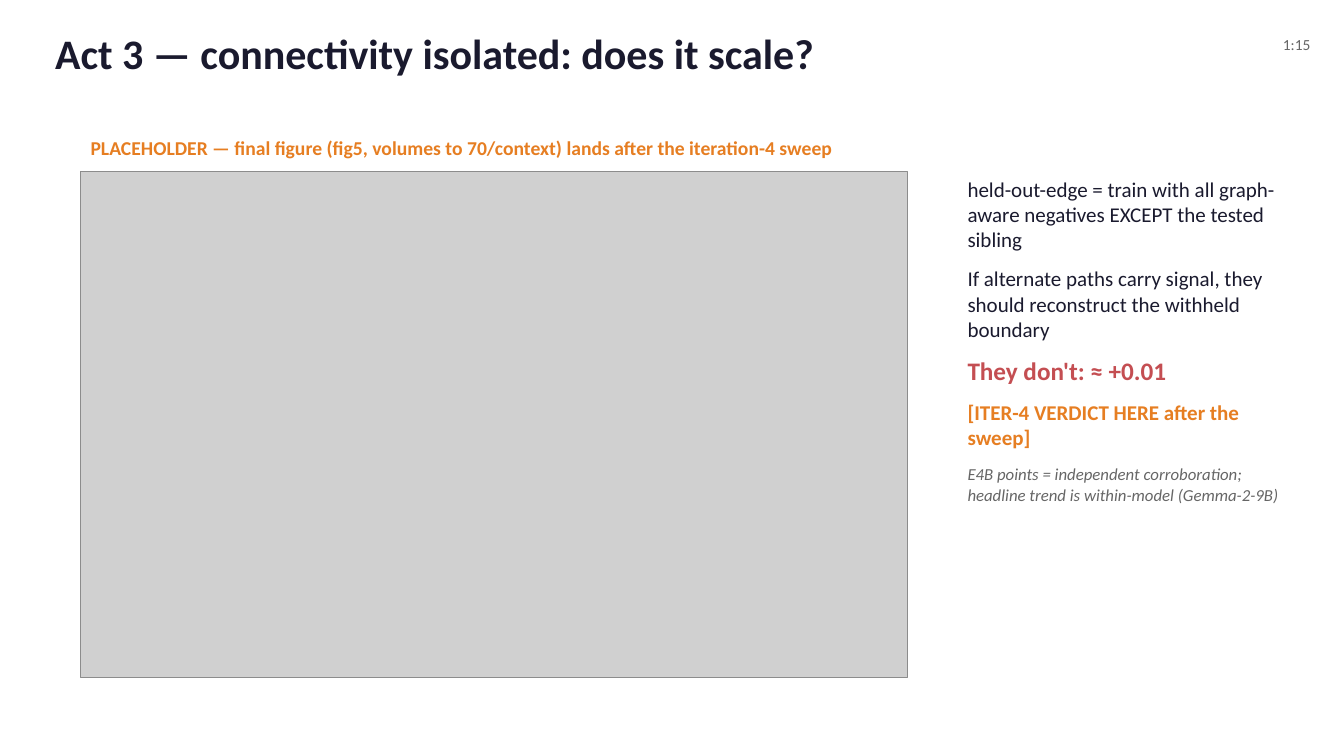
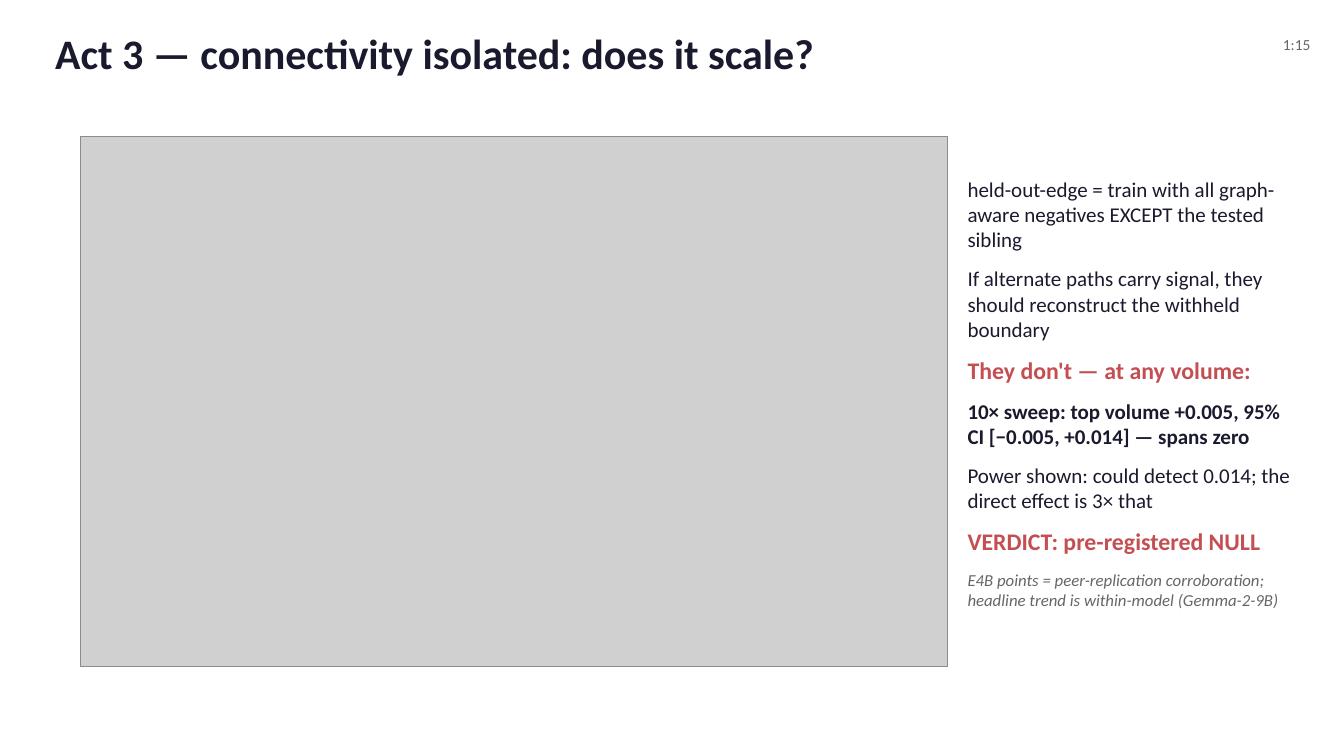
Before and after one commit to magazine233/ARENA_3.0, a slide deck: slide 6 of project/capstone/paper/slides/TALK_8MIN.pptx. Drawn at 1344x756 pixels with LibreOffice and Linux fonts; fonts in the diff are those of the drawing; grey boxes stand for pictures. Boxes give left, top, right and bottom in pixels: in the first picture for what was removed or moved away, otherwise in the second. Text is boxed around its words. In the diff, an @@ line names an element or a change of style, - is before the commit and + after.

```diff
--- a/project/capstone/paper/slides/TALK_8MIN.pptx
+++ b/project/capstone/paper/slides/TALK_8MIN.pptx
@@ picture: place and size @@
-picture at (81,171,907,678)
+picture at (81,136,948,666)
@@ text removed at (91,140,832,159) @@
-PLACEHOLDER — final figure (fig5, volumes to 70/context) lands after the iteration-4 sweep
@@ text at (968,362,1289,608): text changed; size 12 to 15 pt; text colour #666666 to #1A1A2E; italic off @@
-They don't: ≈ +0.01
-[ITER-4 VERDICT HERE after the sweep]
-E4B points = independent corroboration; headline trend is within-model (Gemma-2-9B)
+They don't — at any volume:
+10× sweep: top volume +0.005, 95% CI [−0.005, +0.014] — spans zero
+Power shown: could detect 0.014; the direct effect is 3× that
+VERDICT: pre-registered NULL
+E4B points = peer-replication corroboration; headline trend is within-model (Gemma-2-9B)
```
Also in this commit, not shown: 15 other files.
